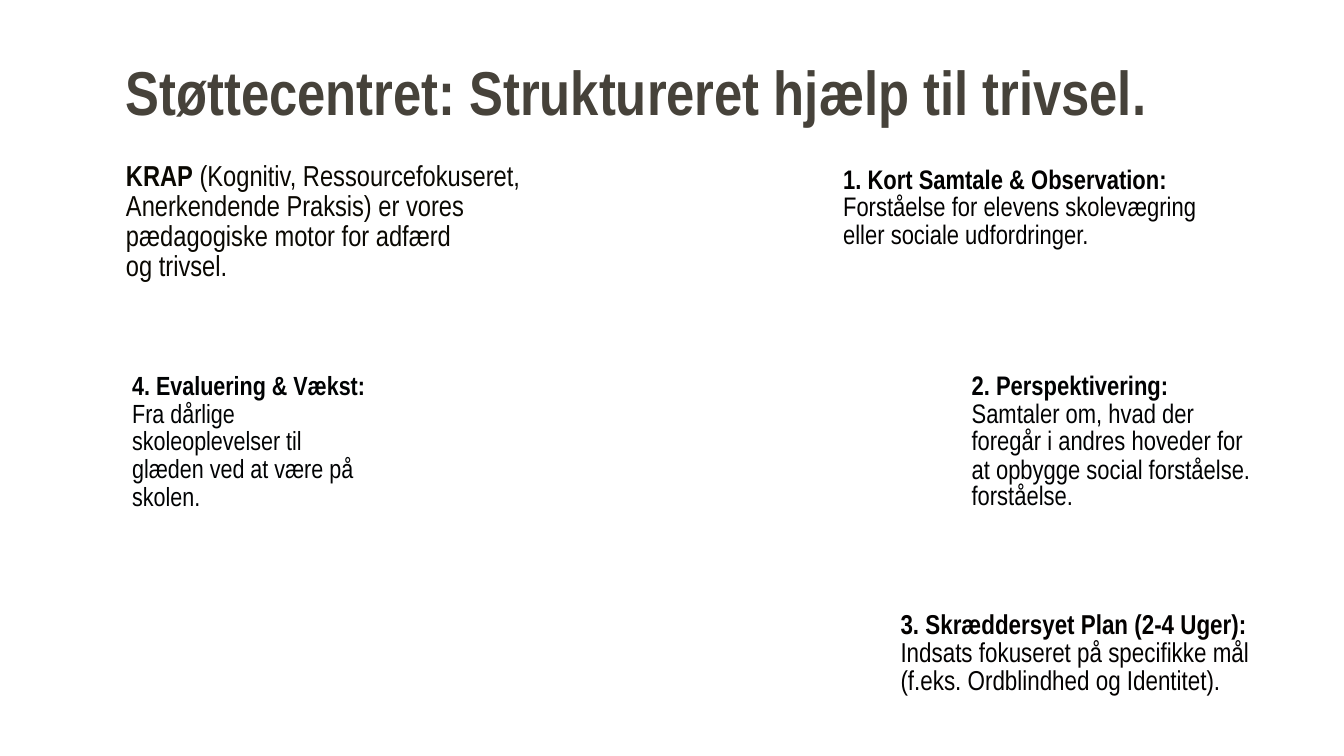
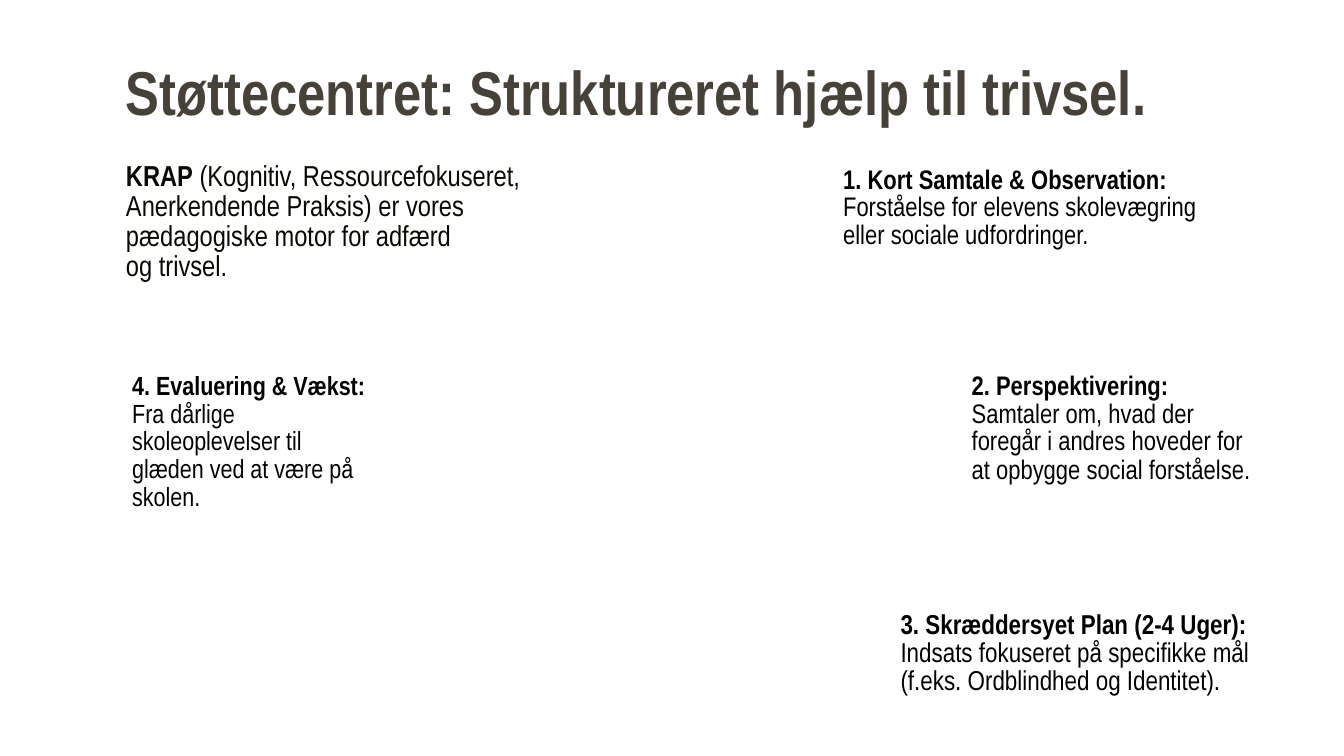
Before and after one commit to qvisty/emmerske-radio, a slide deck: slide 5 of Filer/Trivslens Arkitektur Emmerske Efterskole.pptx. Drawn at 1344x756 pixels with LibreOffice and Linux fonts; fonts in the diff are those of the drawing; background and template pictures are left out. Boxes give left, top, right and bottom in pixels: in the first picture for what was removed or moved away, otherwise in the second. Text is boxed around its words. In the diff, an @@ line names an element or a change of style, - is before the commit and + after.

```diff
--- a/Filer/Trivslens Arkitektur Emmerske Efterskole.pptx
+++ b/Filer/Trivslens Arkitektur Emmerske Efterskole.pptx
@@ text at <box>972,484,1073,506</box>: paragraph removed @@
-forståelse.
```
Also in this commit, not shown: 2 other slides changed, 32 other files.
